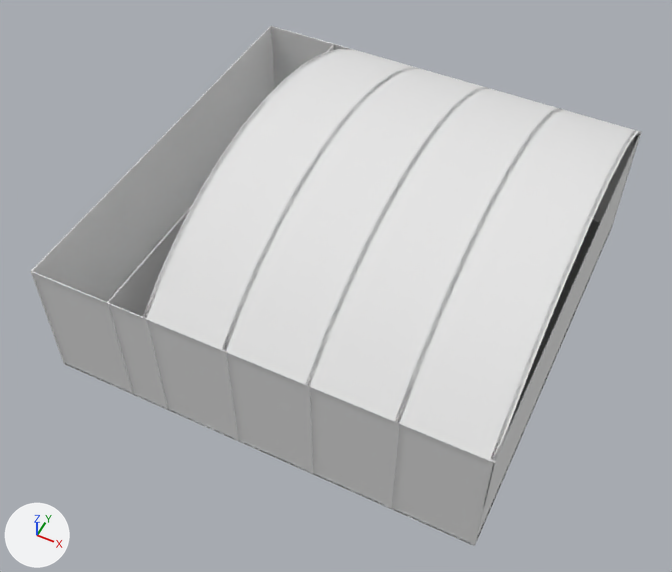
The OBJ model Assets/Graphics/3D/decors/Salle.obj as it was, and as the next commit left it.
One viewpoint serves both versions: a camera (50 mm lens) standing at (63.3, -137.4, 170.7) and looking at (0.8, -12.4, 14.5). The lights are fixed; the arrows at lower left show +X, +Y and +Z. Where no turn or scale is listed for an object, it has been applied to the vertices. Vertices at the same position are counted once.

Names of what the first picture shows: 'Salle'.
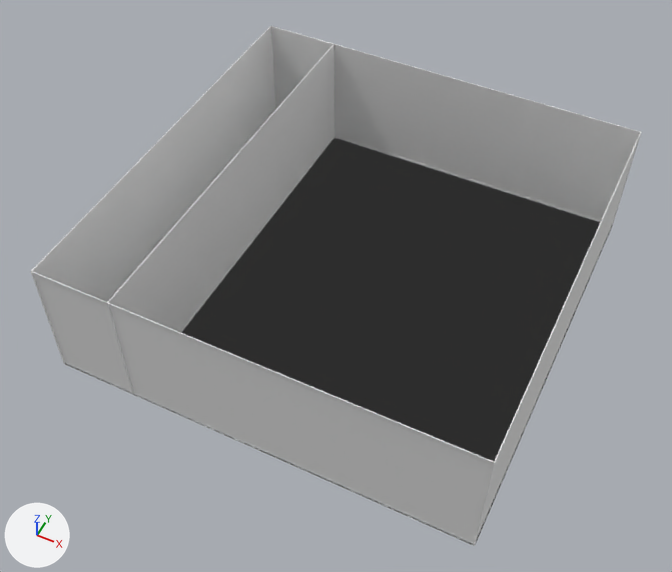
Location of each change, [x1, y1, x2, y2] in pixels of the pictures (672 x 572 px):
part 1 of me_salle, deleted
    before: [142, 48, 637, 509]
part 2 of me_salle, deleted
    before: [470, 131, 641, 546]

Patch to the scene script:
```diff
--- a/Assets/Graphics/3D/decors/Salle.obj.py
+++ b/Assets/Graphics/3D/decors/Salle.obj.py
@@ me_salle @@
 # used by ob_salle; location = (0.0, 0.0, 0.0)
-me_salle.from_pydata(...)  # 485 vertices, 352 faces; spans x -50.0..50.0, y -50.0..50.0, z 0.0..49.5
+me_salle.from_pydata(...)  # 76 vertices, 61 faces; spans x -50.0..50.0, y -50.0..50.0, z 0.0..31.1
+# me_salle part 1: 9 loose pieces with 348 vertices, spanning x -22.6..49.9, y -50.0..50.0, z 0.0..49.5, are deleted
+# me_salle part 2
+# 61 vertices are removed from x 49.1..50.0, y -50.0..50.0, z 0.0..49.5
+# 47 faces are deleted
 me_salle.materials.append(mat_frontcolor)
```
